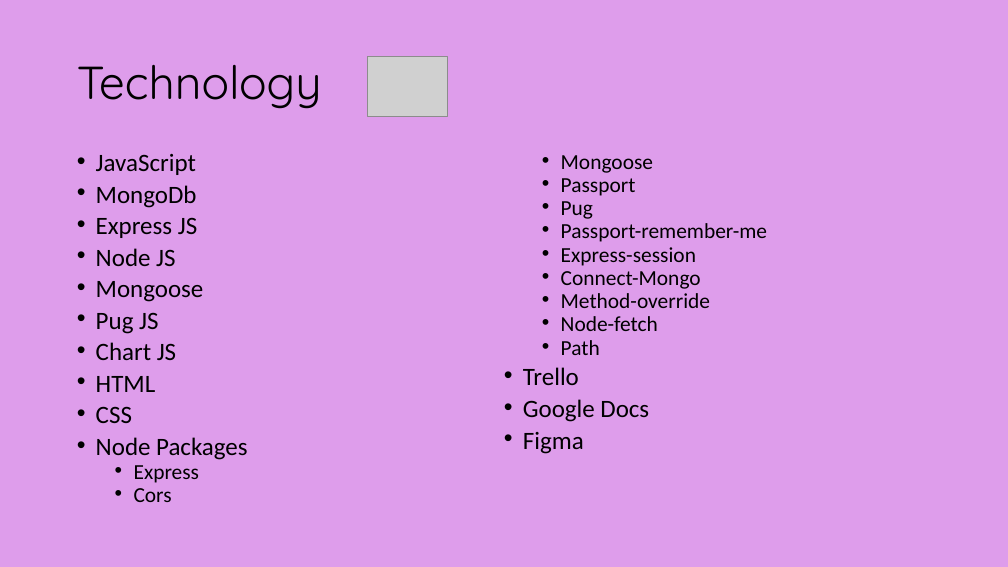
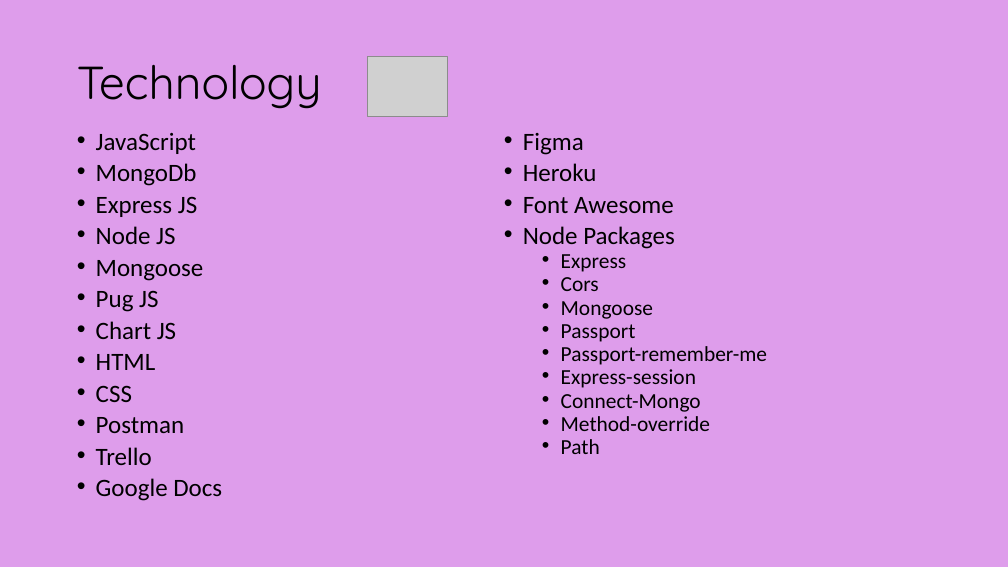
Before and after one commit to Shelby219/Taskio_gamified_task_app, a slide deck: slide 4 of docs/Presentation1.pptx. Drawn at 1008x567 pixels with LibreOffice and Linux fonts; fonts in the diff are those of the drawing; grey boxes stand for pictures. Boxes give left, top, right and bottom in pixels: in the first picture for what was removed or moved away, otherwise in the second. Text is boxed around its words. In the diff, an @@ line names an element or a change of style, - is before the commit and + after.

```diff
--- a/docs/Presentation1.pptx
+++ b/docs/Presentation1.pptx
@@ text "JavaScript": place and size @@
-text "JavaScript" at <box>96,154,767,502</box>
+text "JavaScript" at <box>96,133,767,501</box>
@@ text at <box>96,133,674,501</box>: paragraphs added @@
+• Postman
+• Trello
+• Google Docs
+• Figma
+• Heroku
+• Font Awesome
@@ text at <box>561,201,593,219</box>: paragraph removed @@
-  • Pug
@@ text at <box>561,316,658,331</box>: paragraph removed @@
-  • Node-fetch
@@ text at <box>523,367,649,454</box>: paragraphs removed @@
-• Trello
-• Google Docs
-• Figma
```
Also in this commit, not shown: 4 other slides changed, 5 other files.
